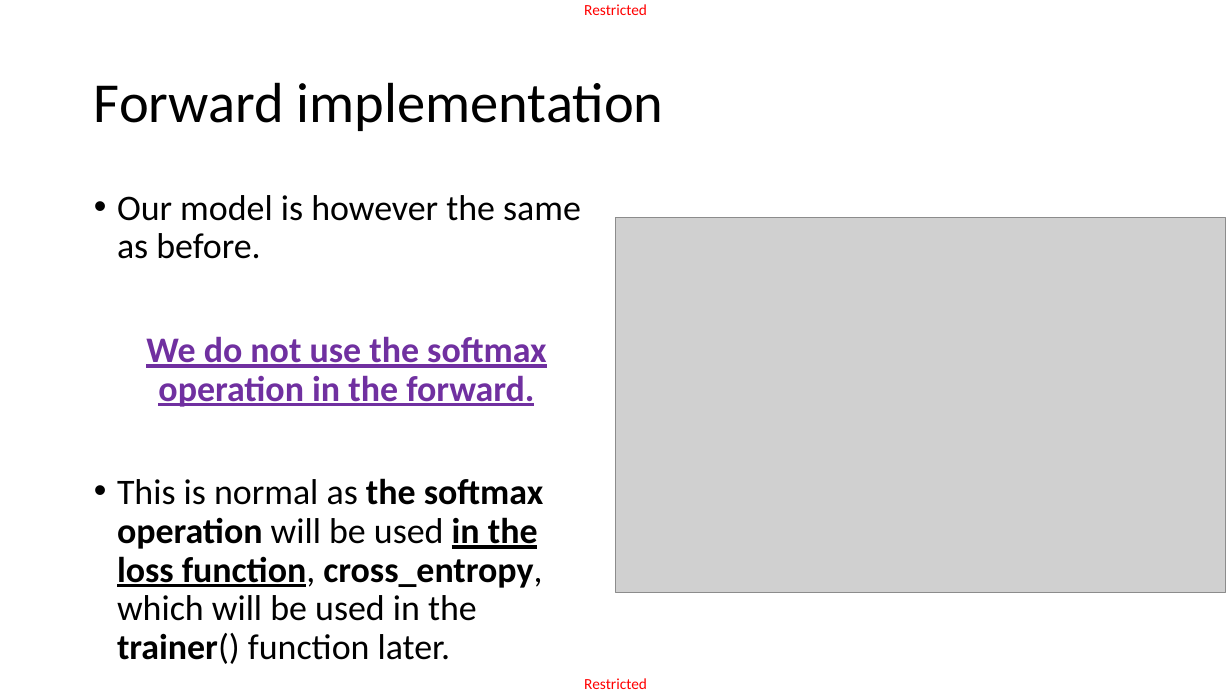
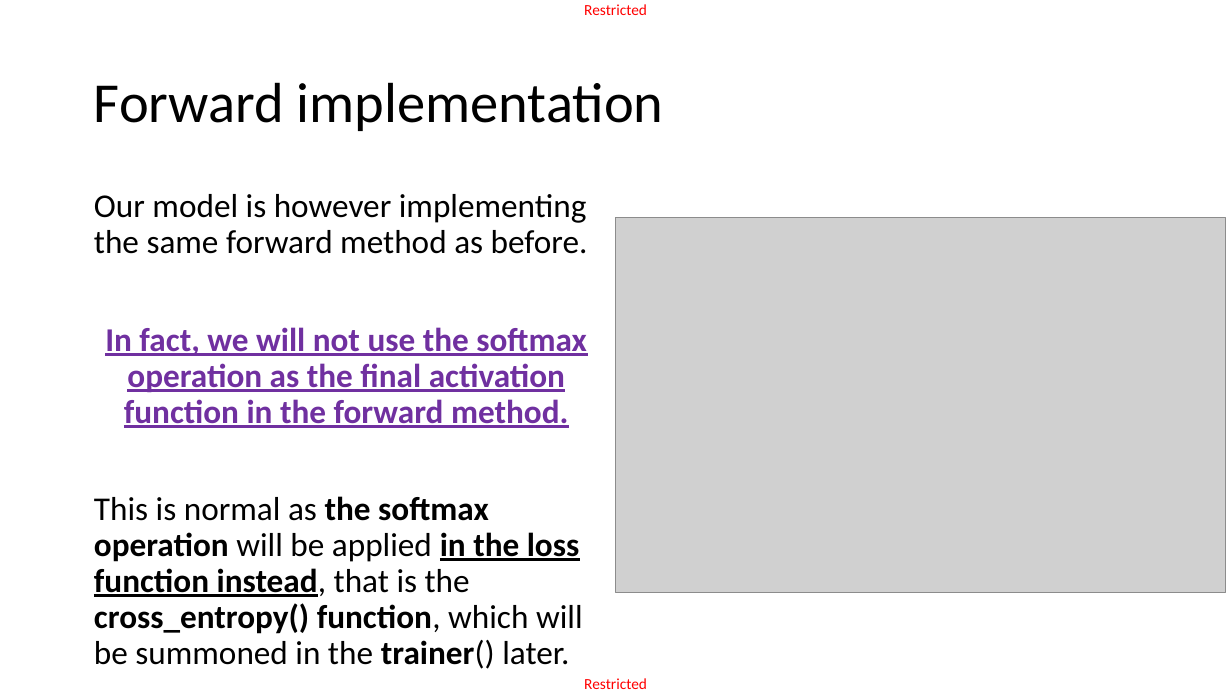
Before and after one commit to matthieudemari/SUTD_DL_50_039, a slide deck: slide 35 of W3/3. W3S3 final/W3S3.pptx. Drawn at 1232x693 pixels with LibreOffice and Linux fonts; fonts in the diff are those of the drawing; grey boxes stand for pictures. Boxes give left, top, right and bottom in pixels: in the first picture for what was removed or moved away, otherwise in the second. Text is boxed around its words. In the diff, an @@ line names an element or a change of style, - is before the commit and + after.

```diff
--- a/W3/3. W3S3 final/W3S3.pptx
+++ b/W3/3. W3S3 final/W3S3.pptx
@@ text at (94,194,588,669): text changed; size 28 to 25.9 pt @@
-• Our model is however the same as before.
-We do not use the softmax operation in the forward.
-• This is normal as the softmax operation will be used in the loss function, cross_entropy, which will be used in the trainer() function later.
+Our model is however implementing the same forward method as before.
+In fact, we will not use the softmax operation as the final activation function in the forward method.
+This is normal as the softmax operation will be applied in the loss function instead, that is the cross_entropy() function, which will be summoned in the trainer() later.
```
Also in this commit, not shown: 30 other slides changed, 1 slide added, 1 slide removed, 10 other files.
